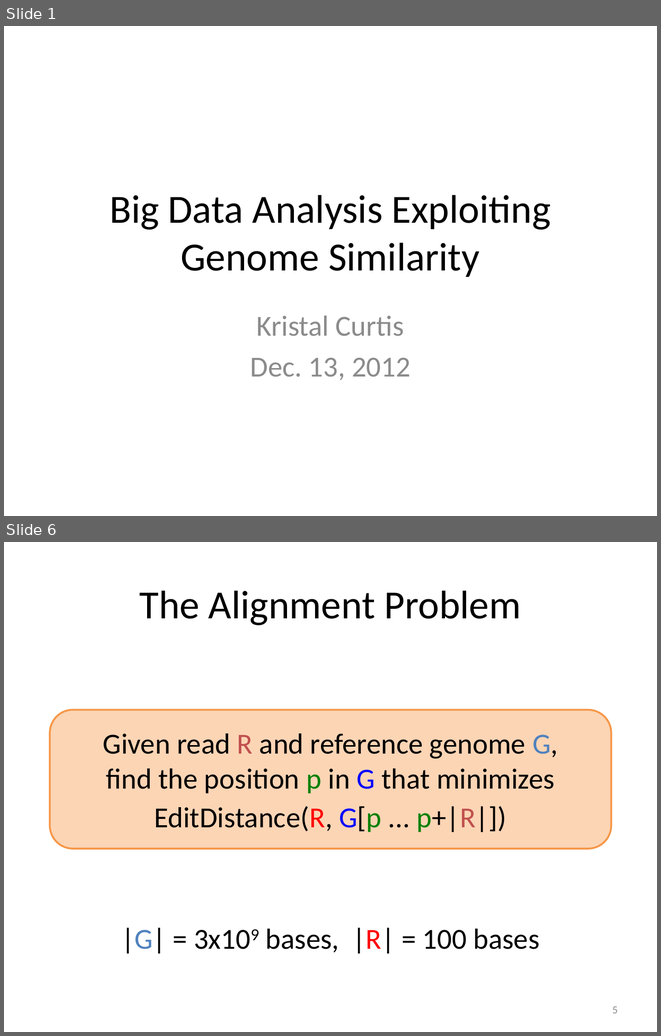
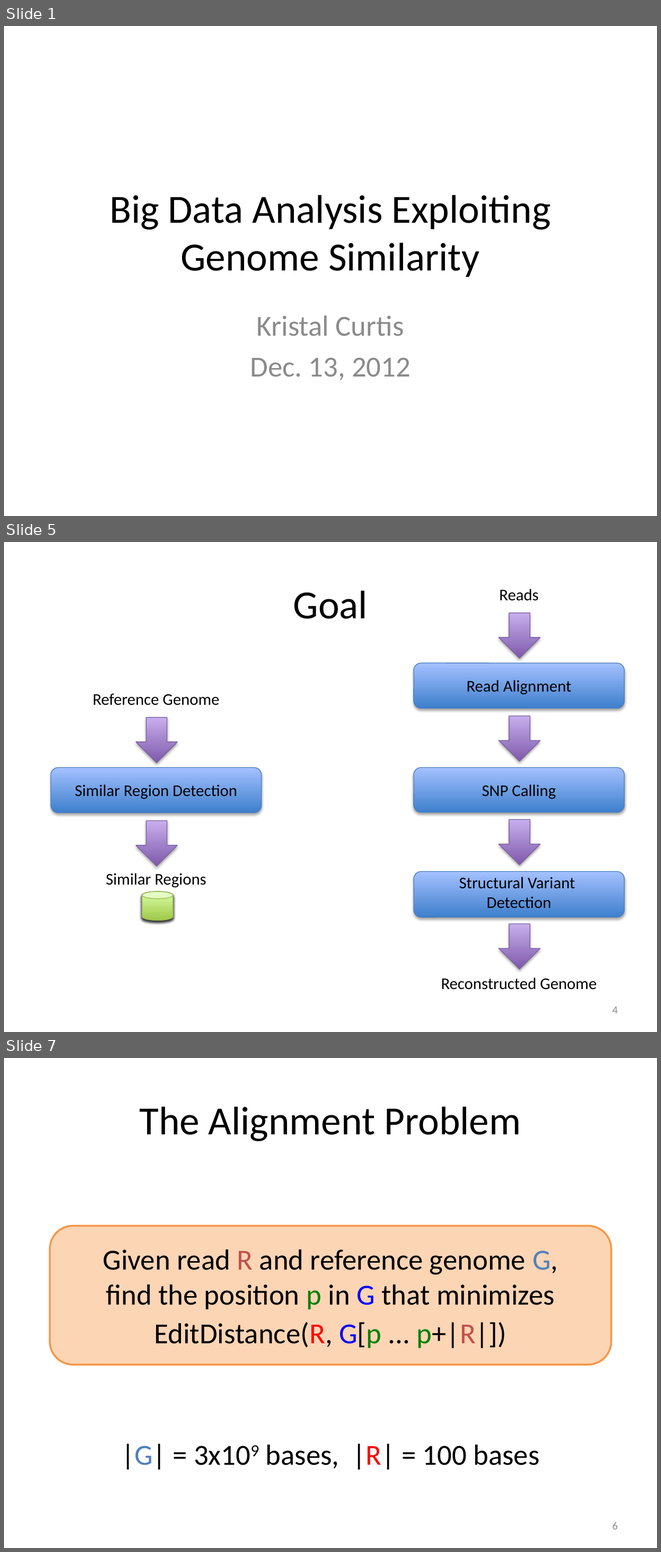
Before and after one commit to kristalcurtis/quals, a slide deck: slides/11.26.12 Quals (v2a).pptx. Shown one above the other, each under a label of ours: slides 1 and 6 before the commit, slides 1, 5 and 7 after it; the slides between them are not shown. The pictures are 661x1036 and 661x1552 pixels, drawn with LibreOffice and Linux fonts; fonts in the diff are those of the drawing. Boxes give left, top, right and bottom in pixels: in the first picture for what was removed or moved away, otherwise in the second. Text is boxed around its words. In the diff, an @@ line names an element or a change of style, - is before the commit and + after.

```diff
--- a/slides/11.26.12 Quals (v2a).pptx
+++ b/slides/11.26.12 Quals (v2a).pptx
@@ slide 5 added at (4, 542, 657, 1032), background #FFFFFF @@
@@ group added at (413, 589, 624, 989): 5 texts, 4 down arrows, 3 rounded rectangles @@
+Read Alignment
+SNP Calling
+Structural Variant
+Detection
+Reconstructed Genome
+Reads
@@ title added at (293, 590, 368, 619), 44 pt, text #000000 @@
+Goal
@@ text added at (93, 694, 219, 705), 18 pt, text #000000 @@
+Reference Genome
@@ down arrow added at (136, 717, 178, 762), fill gradient #7F5BAB to #C8B0ED, outline #7D60A0 0.75 pt @@
@@ rounded rectangle added at (51, 767, 262, 812), fill gradient #3F80CE to #A4C4FF, outline #4B7EBC 0.75 pt @@
@@ text added at (75, 784, 237, 799), 18 pt, text #000000 @@
+Similar Region Detection
@@ down arrow added at (136, 821, 178, 866), fill gradient #7F5BAB to #C8B0ED, outline #7D60A0 0.75 pt @@
@@ text added at (106, 873, 206, 888), 18 pt, text #000000 @@
+Similar Regions
@@ cylinder added at (142, 891, 173, 920), fill gradient #A0CA4A to #DAFFA5, outline #98B955 0.75 pt @@
@@ cylinder added at (142, 891, 173, 920), fill gradient #A0CA4A to #DAFFA5, outline #98B955 0.75 pt @@
@@ cylinder added at (142, 891, 173, 920), fill gradient #A0CA4A to #DAFFA5, outline #98B955 0.75 pt @@
@@ cylinder added at (142, 891, 173, 920), fill gradient #A0CA4A to #DAFFA5, outline #98B955 0.75 pt @@
@@ page number added at (612, 1006, 618, 1013), 12 pt, text #8C8C8C @@
+4
@@ what was slide 6 is now slide 7 @@
@@ page number at (612, 1522, 618, 1529): text changed @@
-5
+6
```
Also in this commit, not shown: 9 slides changed, 5 other slides added.
